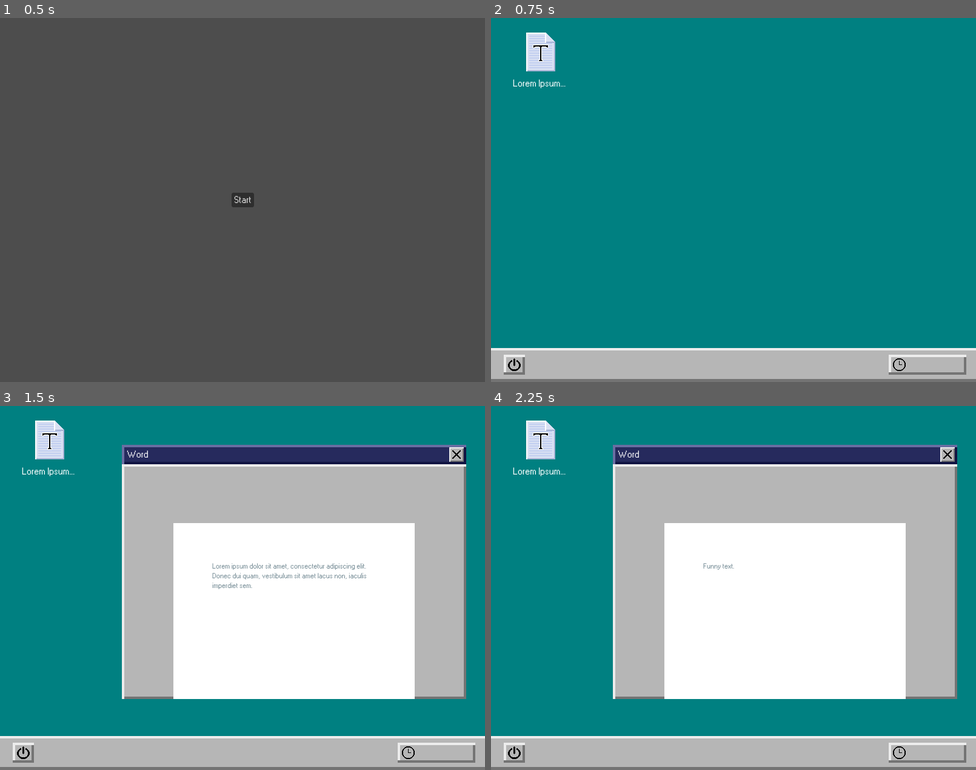
Above: before the commit, frames 1-4 (two rows, left to right).
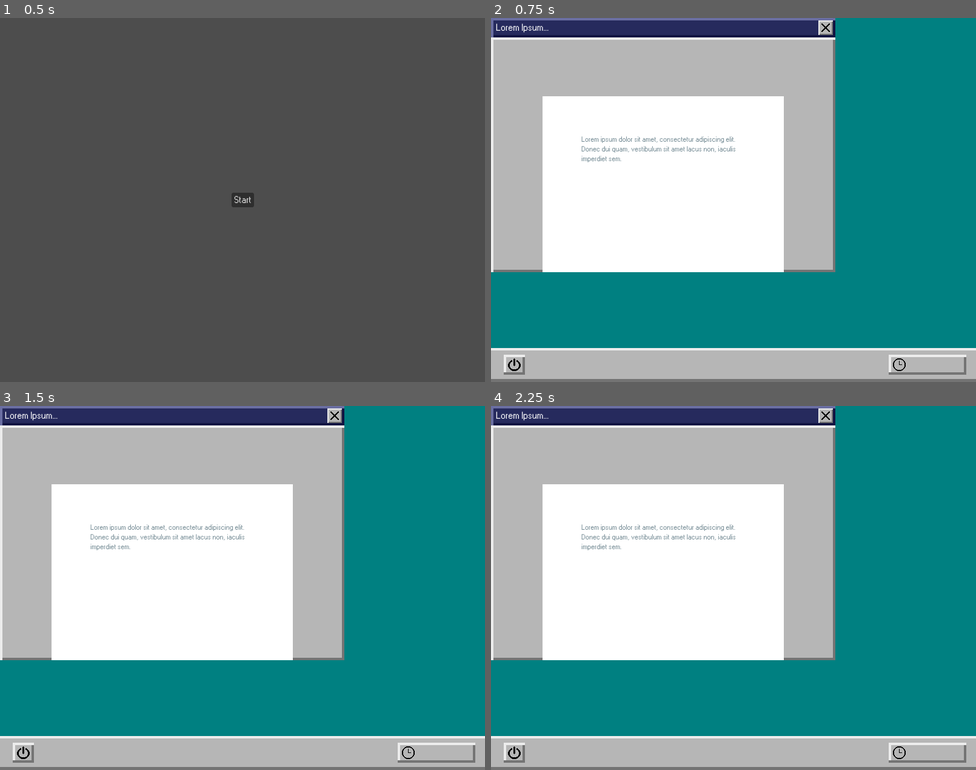
Above: after the commit, the same moments.

Repository: Deeeeelan/gmtk-game-jam-2026
Game: Godot game, scene res://scenes/title_screen.tscn
The game is run twice, just before and just after one commit, with the same random seed, the same clock (stepped at 60 frames per second) and the same inputs. The engine's default icon, where the game draws it, is replaced by a stand-in: a white triangle on a blue panel in a dark square.
Inputs (mouse positions are in pixels of both pictures, inside the frame that each line leads up to):
- Up to frame 1 (0.5 s): no input
- Up to frame 2 (0.75 s): click "Start" at 0.5 s
- Up to frame 3 (1.5 s): click (48, 449) at 1.25 s
- Up to frame 4 (2.25 s): click (539, 449) at 2 s

Frame 1 is identical in both runs. In frame 2, 50% of the frame differs, in the area x 0-71%, y 0-70%; in frame 3, 60%, in the area x 0-97%, y 0-81%; in frame 4, 59%.

Commit message:
Change window closign behavior
change visibility instead of re-instantiation

Diff:
--- a/scenes/game.tscn
+++ b/scenes/game.tscn
@@ -178,7 +178,6 @@
 mouse_filter = 2
 
 [node name="MinigameWindow" parent="CanvasLayer/Control/Windows" unique_id=284367759 instance=ExtResource("5_p57ef")]
-visible = false
 layout_mode = 0
 offset_left = 0.0
 offset_top = 0.0
--- a/scripts/MinigameWindow.gd
+++ b/scripts/MinigameWindow.gd
@@ -12,7 +12,7 @@
 
 
 func close():
-	queue_free()
+	visible = false
 
 # set variables and anything that may be changed at runtime as _ready() may start early
 func initialize(cn: Control):
--- a/scripts/minigames/open_minigame.gd
+++ b/scripts/minigames/open_minigame.gd
@@ -3,10 +3,18 @@
 @export var game_path: String = ""
 @export var game_name: String = ""
 
+var generated = false
+var wind: Control
+
 const MINIGAME_WINDOW = preload("res://assets/nodes/minigame_window.tscn")
 
 func _pressed() -> void:
-	var win := MINIGAME_WINDOW.instantiate()
-	win.title = game_name
-	win.initialize(load(game_path).instantiate())
-	%Windows.add_child(win)
+	if not generated:
+		generated = true
+		var win := MINIGAME_WINDOW.instantiate()
+		win.title = game_name
+		win.initialize(load(game_path).instantiate())
+		%Windows.add_child(win)
+		wind = win
+	else:
+		wind.visible = true
Not shown, changed: .gitignore
